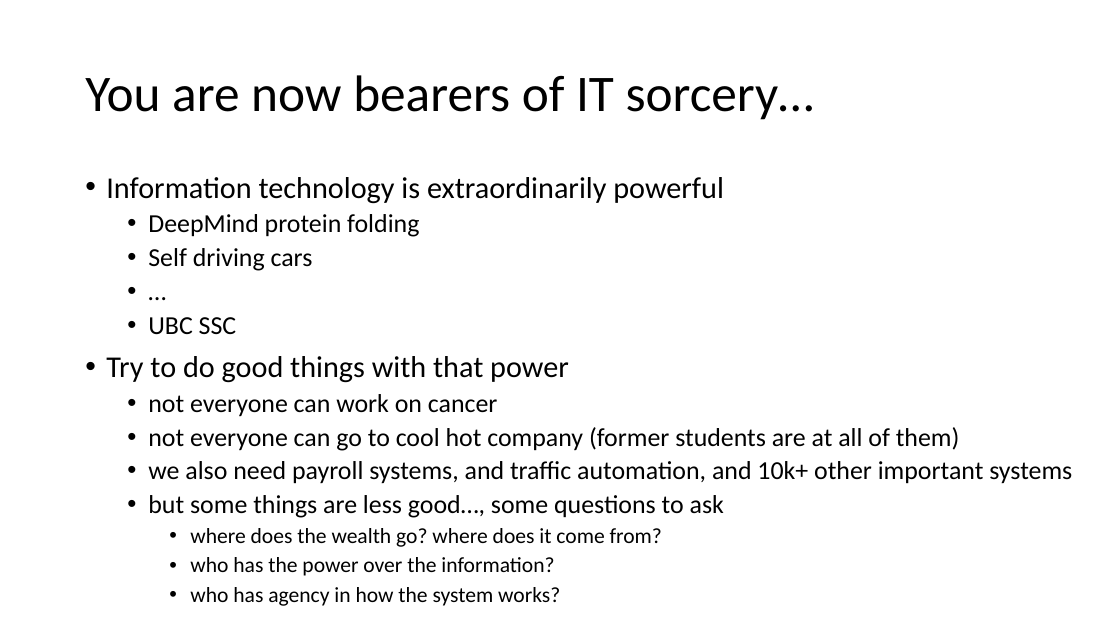
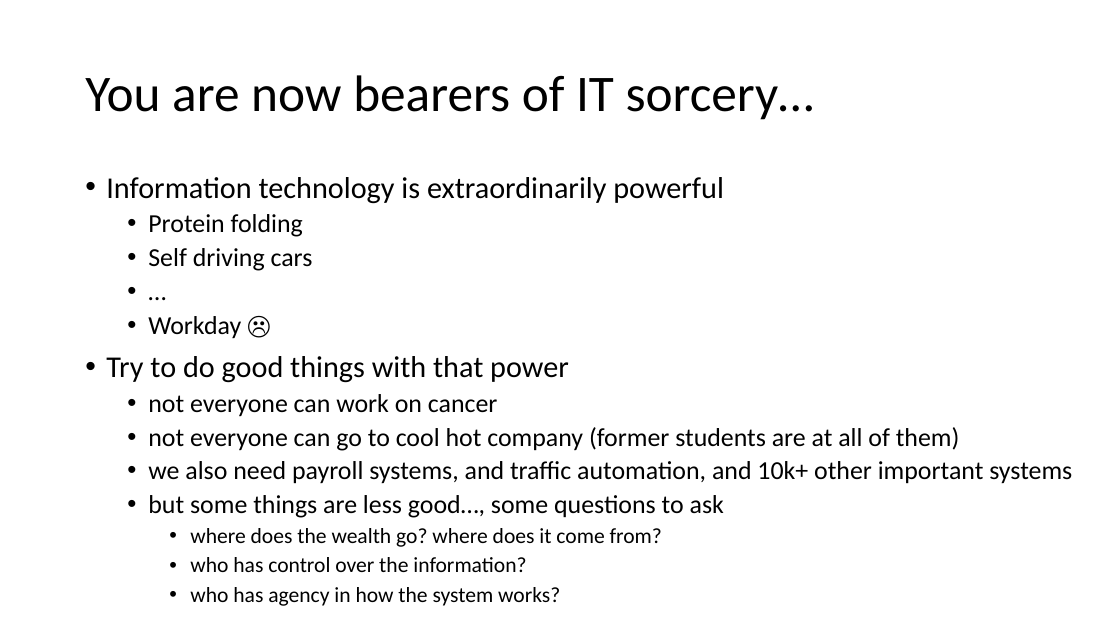
Before and after one commit to GregorKiczales/spd-materials, a slide deck: slide 23 of instructor/l23/lec23-wrap.pptx (slide 22 before the commit). Drawn at 1120x630 pixels with LibreOffice and Linux fonts; fonts in the diff are those of the drawing. Boxes give left, top, right and bottom in pixels: in the first picture for what was removed or moved away, otherwise in the second. Text is boxed around its words. In the diff, an @@ line names an element or a change of style, - is before the commit and + after.

```diff
--- a/instructor/l23/lec23-wrap.pptx
+++ b/instructor/l23/lec23-wrap.pptx
@@ text at [148,214,303,237]: text changed @@
-  • DeepMind protein folding
+  • Protein folding
@@ text at [148,316,241,339]: text changed @@
-  • UBC SSC
+  • Workday ☹
@@ text at [190,557,526,572]: text changed @@
-    • who has the power over the information?
+    • who has control over the information?
```
Also in this commit, not shown: 4 other slides changed, 2 slides added, 7 other files.
